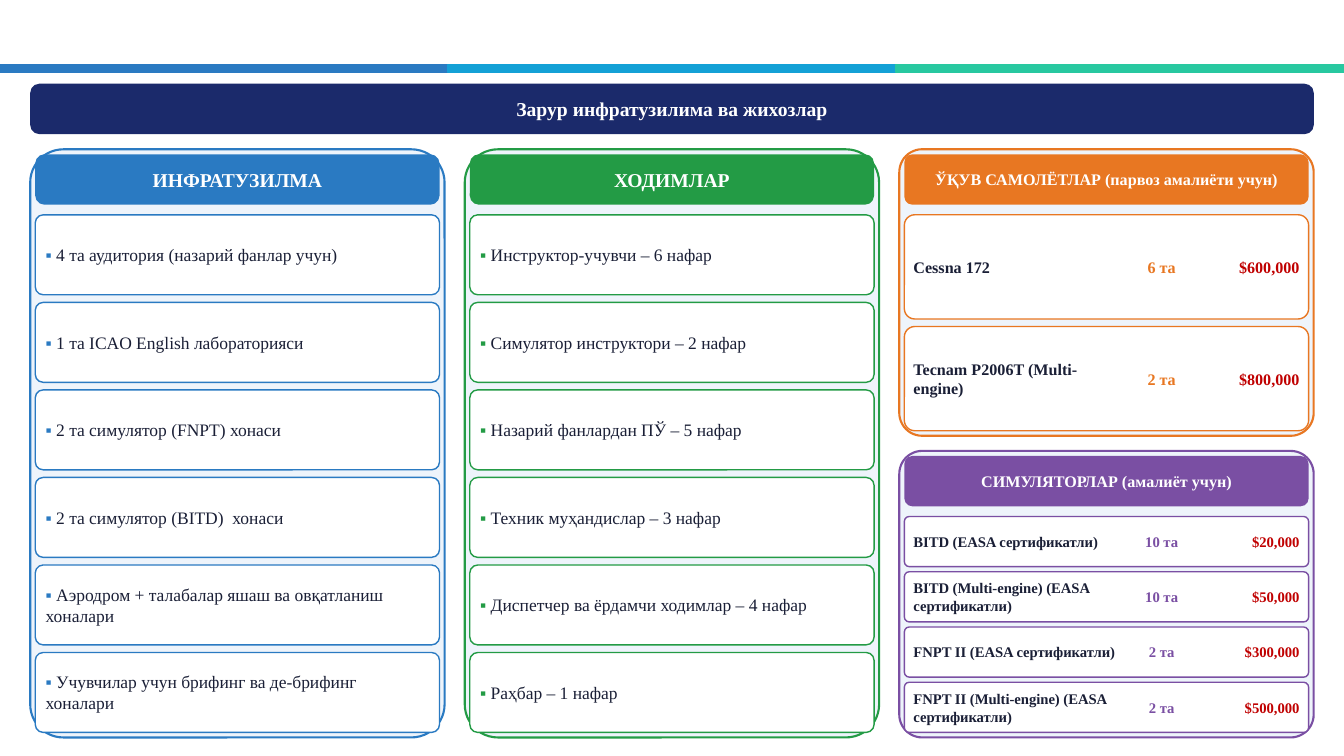
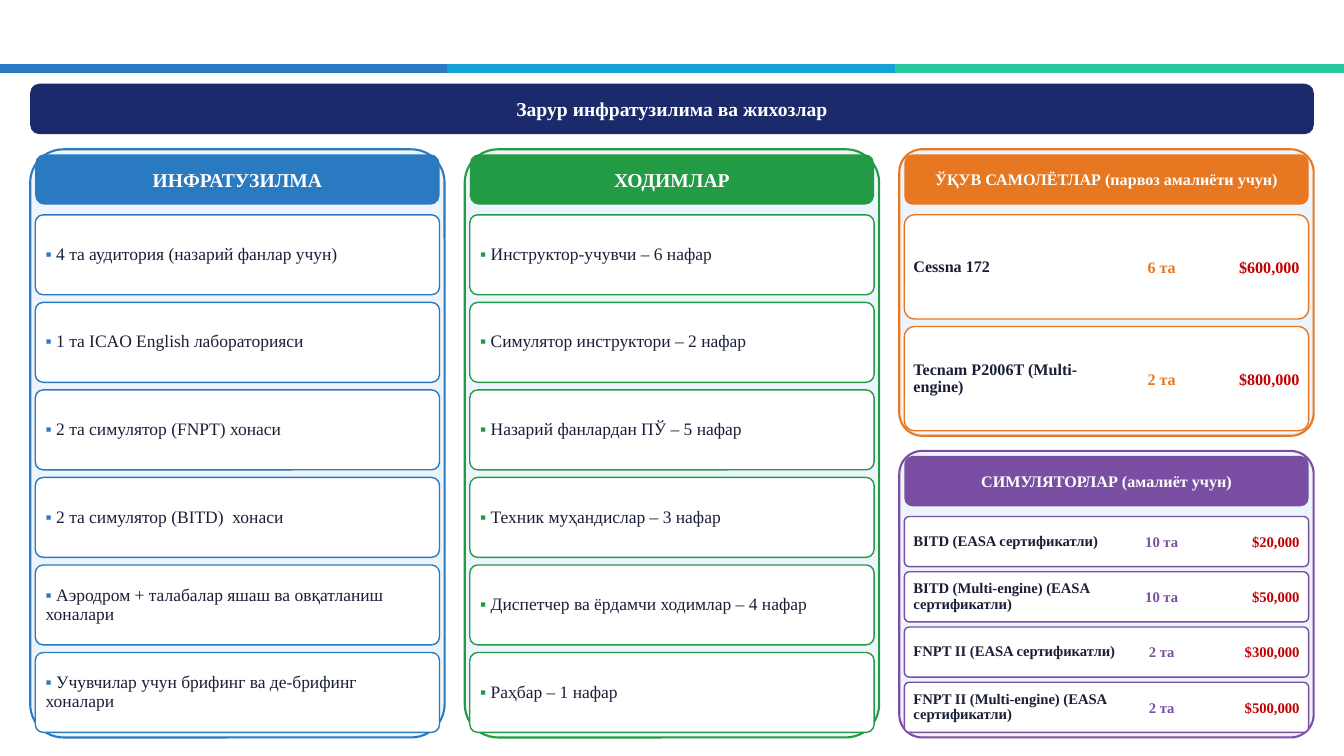
Before and after one commit to Dauitbay/Dauitbay, a slide deck: slide 11 of AVIACIYA_fakulteti_taqdimoti.pptx. Drawn at 1344x756 pixels with LibreOffice and Linux fonts; fonts in the diff are those of the drawing; background and template pictures are left out. Boxes give left, top, right and bottom in pixels: in the first picture for what was removed or moved away, otherwise in the second. Text is boxed around its words. In the diff, an @@ line names an element or a change of style, - is before the commit and + after.

```diff
--- a/AVIACIYA_fakulteti_taqdimoti.pptx
+++ b/AVIACIYA_fakulteti_taqdimoti.pptx
@@ line spacing 1 to 0.9 in 5 elements at bbox=[35, 302, 440, 382], bbox=[35, 565, 440, 644], bbox=[35, 652, 440, 732], bbox=[470, 302, 874, 382], bbox=[913, 363, 1077, 396] @@
@@ text "BITD (Multi-engine) (EASA сертификатли)" at bbox=[913, 582, 1090, 612]: line spacing 1 to 0.88 @@
@@ text "FNPT II (Multi-engine) (EASA сертификатли)" at bbox=[913, 693, 1107, 722]: line spacing 1 to 0.88 @@
```
Also in this commit, not shown: 9 other slides changed, 1 other file.
